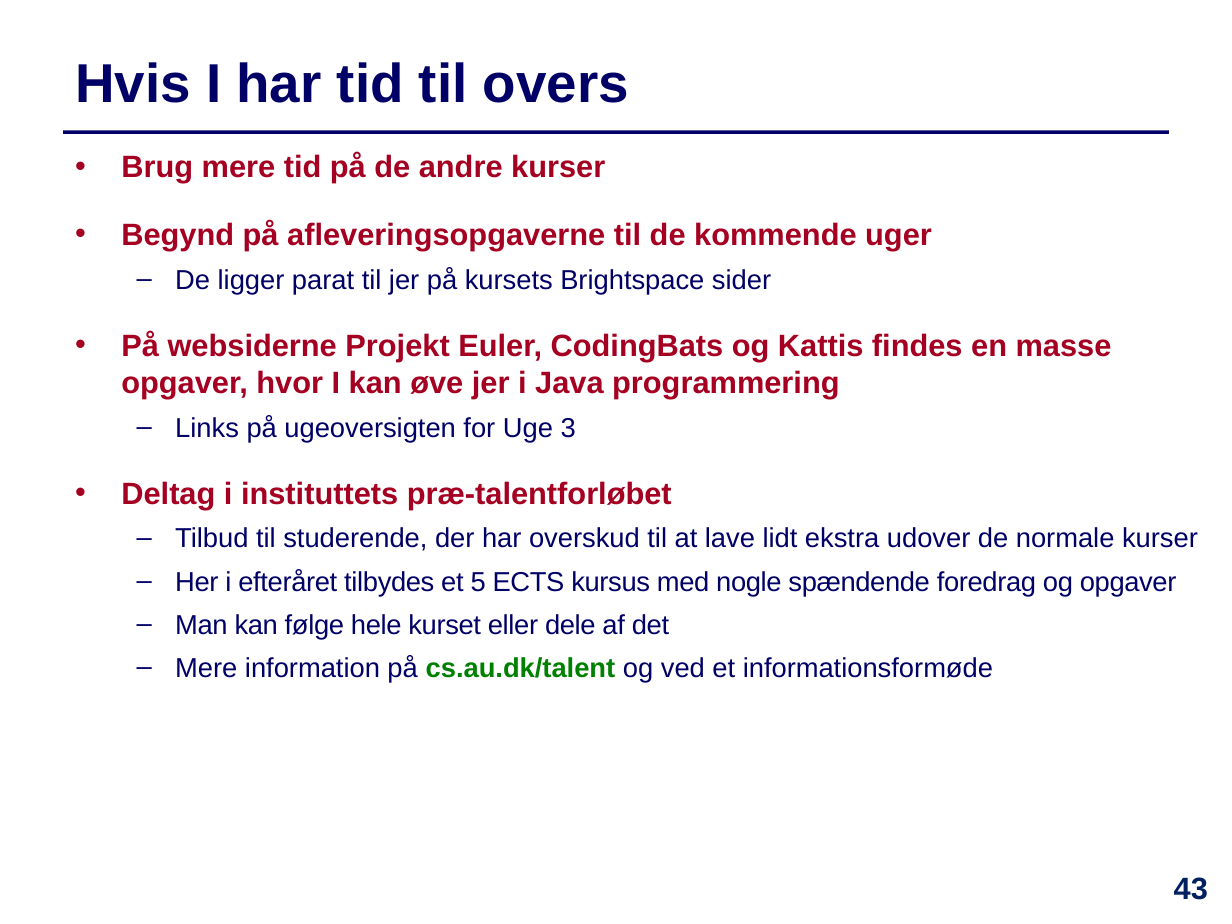
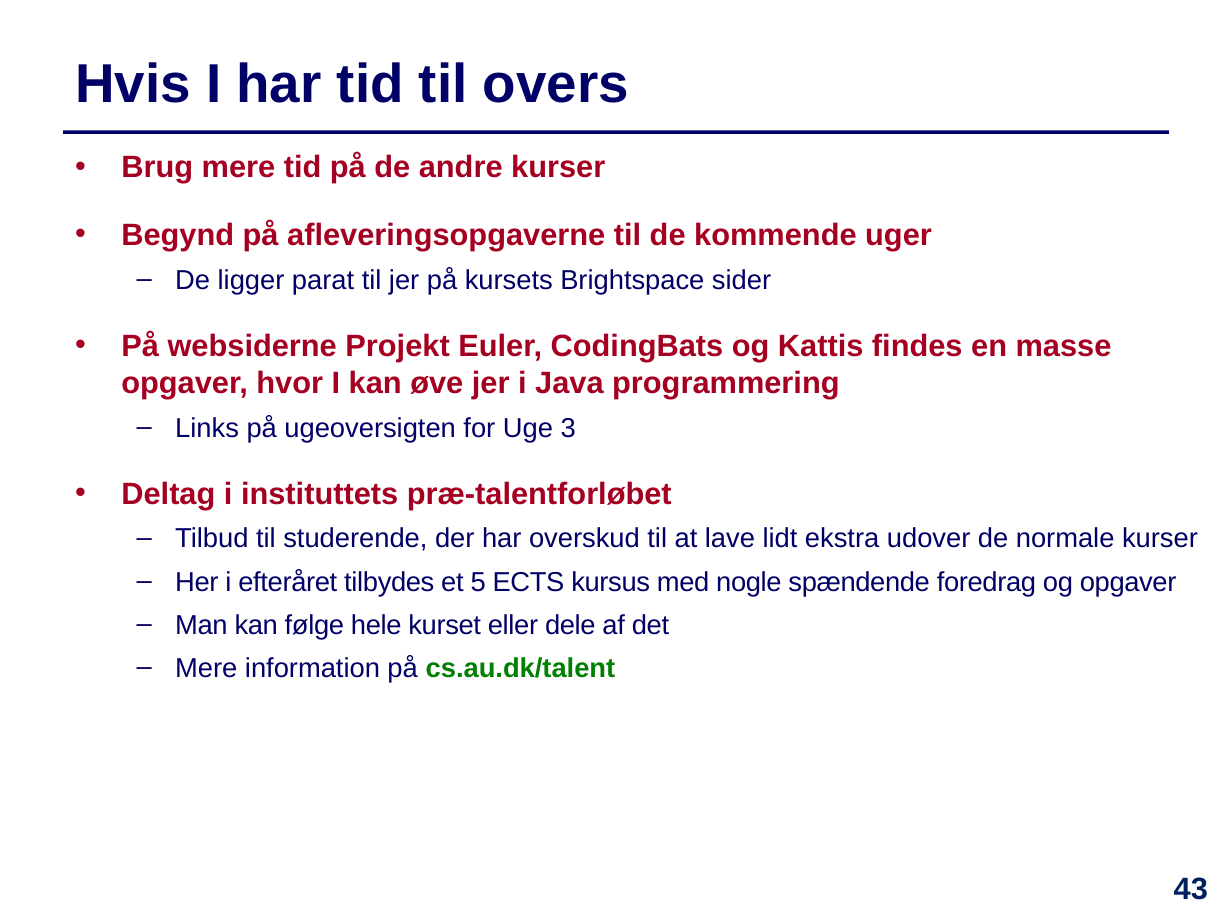
Before and after one commit to IntProgAU/Materiale, a slide deck: slide 43 of web/e25/uge_1b/Slides-Uge1-Torsdag.pptx. Drawn at 1232x924 pixels with LibreOffice and Linux fonts; fonts in the diff are those of the drawing. Boxes give left, top, right and bottom in pixels: in the first picture for what was removed or moved away, otherwise in the second. Text is boxed around its words. In the diff, an @@ line names an element or a change of style, - is before the commit and + after.

```diff
--- a/web/e25/uge_1b/Slides-Uge1-Torsdag.pptx
+++ b/web/e25/uge_1b/Slides-Uge1-Torsdag.pptx
@@ text at box(175, 656, 616, 683): text changed @@
-  – Mere information på cs.au.dk/talent og ved et informationsformøde
+  – Mere information på cs.au.dk/talent
```
Also in this commit, not shown: 3 other slides changed, 4 other files.
